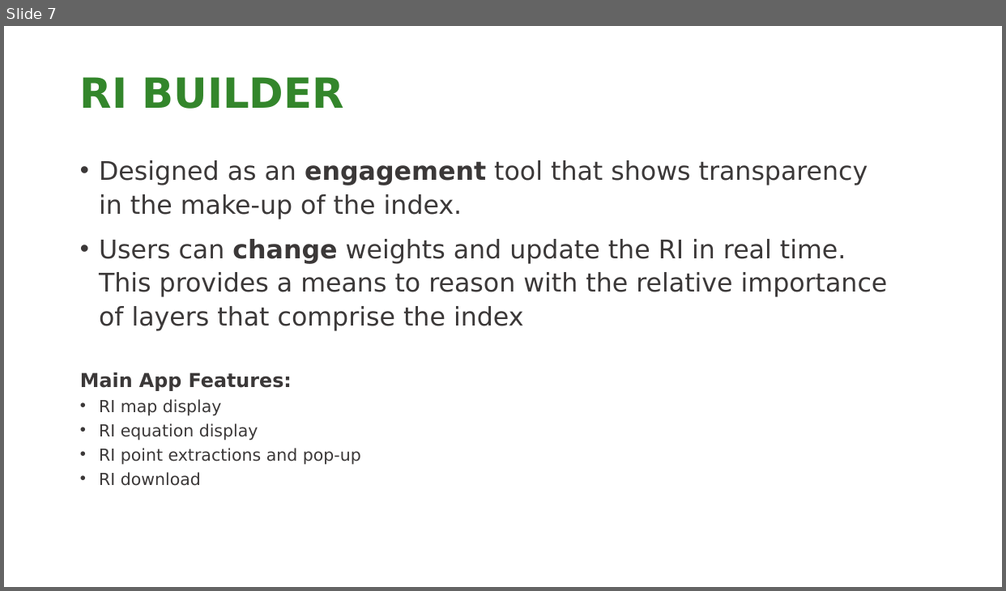
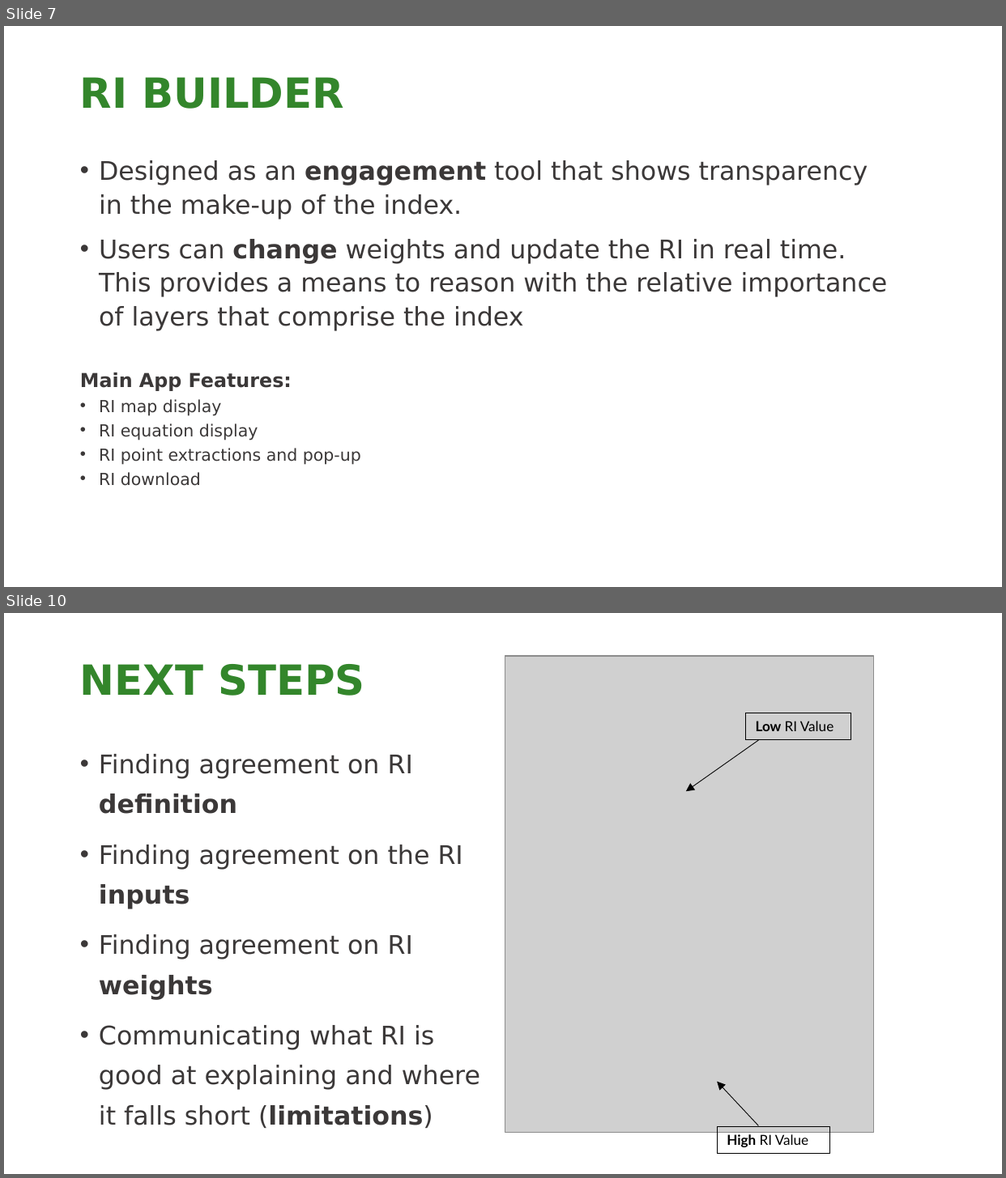
Before and after one commit to NCC-CNC/RI-proto, a slide deck: www/RI_GUIDE.pptx. Shown one above the other, each under a label of ours: slide 7 before the commit, slides 7 and 10 after it; the slides between them are not shown. The pictures are 1006x591 and 1006x1178 pixels, drawn with LibreOffice and Linux fonts; fonts in the diff are those of the drawing; grey boxes stand for pictures; background and template pictures are left out. Boxes give left, top, right and bottom in pixels: in the first picture for what was removed or moved away, otherwise in the second. Text is boxed around its words. In the diff, an @@ line names an element or a change of style, - is before the commit and + after.

```diff
--- a/www/RI_GUIDE.pptx
+++ b/www/RI_GUIDE.pptx
@@ slide 10 added at (x1=4, y1=613, x2=1002, y2=1174), background picture (left out) @@
@@ picture added at (x1=505, y1=656, x2=873, y2=1133) @@
@@ title added at (x1=80, y1=664, x2=365, y2=696), 30 pt, text #33862B, bold @@
+NEXT STEPS
@@ rectangle added at (x1=745, y1=713, x2=850, y2=739), outline #000000 0.75 pt, 10 pt, text #000000 @@
+Low RI Value
@@ text added at (x1=99, y1=754, x2=480, y2=1128), 18.5 pt, text #3B3838 @@
+• Finding agreement on RI definition
+• Finding agreement on the RI inputs
+• Finding agreement on RI weights
+• Communicating what RI is good at explaining and where it falls short (limitations)
@@ arrow added from (758, 739) to (685, 792), #000000 0.5 pt @@
@@ arrow added from (758, 1126) to (717, 1082), #000000 0.5 pt @@
@@ rectangle added at (x1=717, y1=1127, x2=829, y2=1154), outline #000000 0.75 pt, 10 pt, text #000000 @@
+High RI Value
```
Also in this commit, not shown: 2 slides changed, 1 other slide added, 2 other files.
